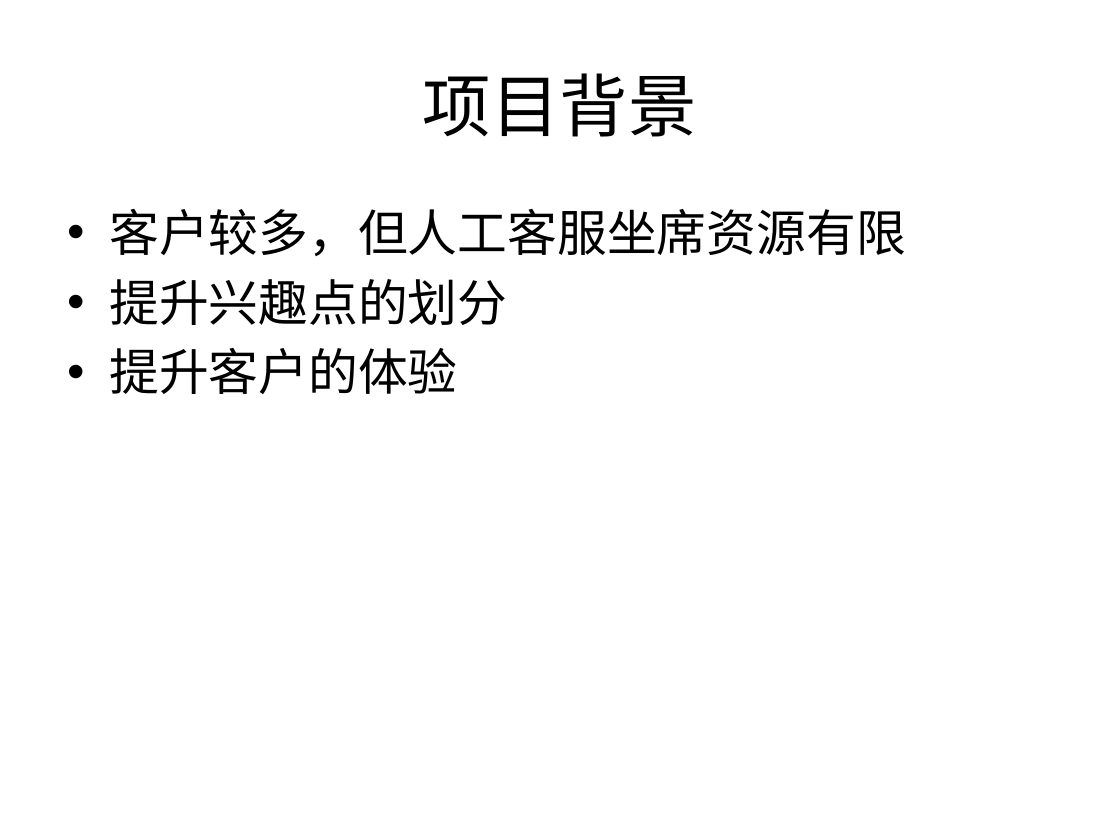
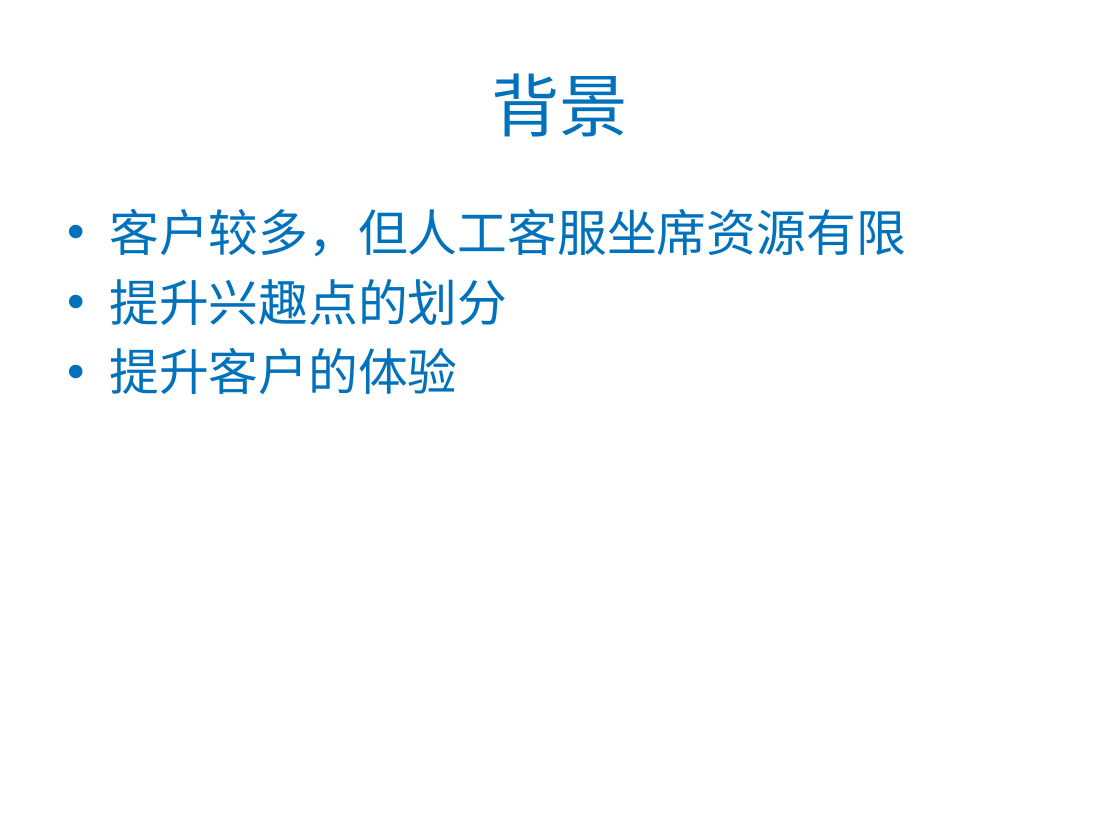
Before and after one commit to tusonggao/wwjjttbb_jk, a slide deck: slide 2 of 2018_12_16/客户智能分层需求说明_home.pptx. Drawn at 1120x840 pixels with LibreOffice and Linux fonts; fonts in the diff are those of the drawing; background and template pictures are left out. Boxes give left, top, right and bottom in pixels: in the first picture for what was removed or moved away, otherwise in the second. Text is boxed around its words. In the diff, an @@ line names an element or a change of style, - is before the commit and + after.

```diff
--- a/2018_12_16/客户智能分层需求说明_home.pptx
+++ b/2018_12_16/客户智能分层需求说明_home.pptx
@@ title at box(491, 73, 628, 137): text changed; text colour #000000 to #0072BB @@
-项目背景
+背景
@@ text "客户较多，但人工客服坐席资源有限" at box(109, 209, 906, 394): text colour #000000 to #0072BB @@
```
Also in this commit, not shown: 2 other slides changed.
